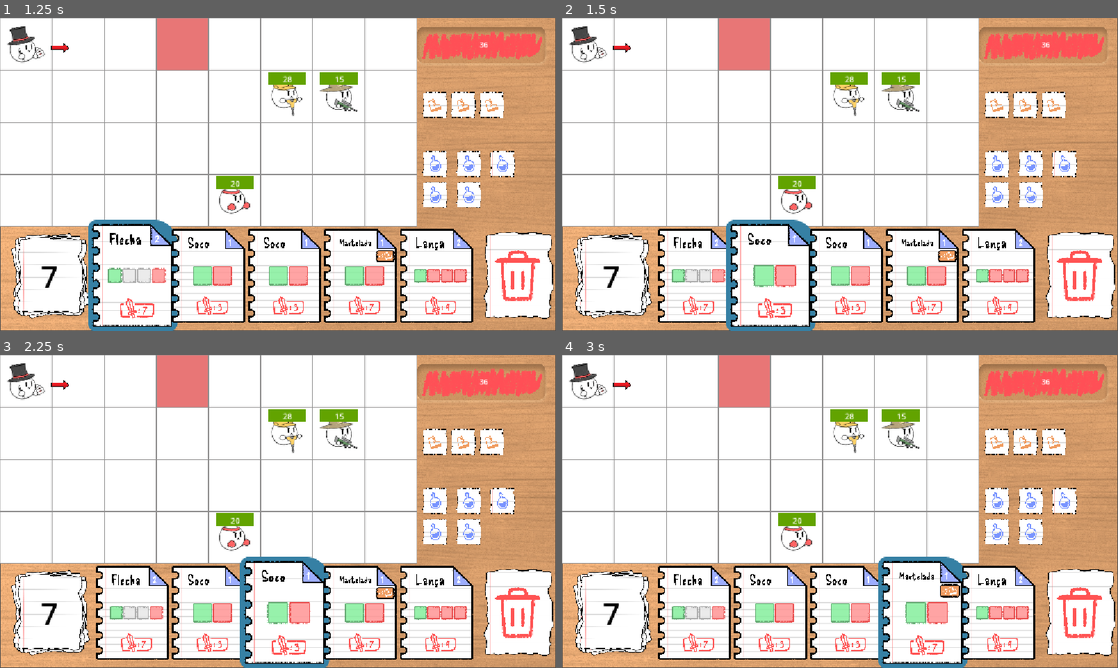
Above: before the commit, frames 1-4 (two rows, left to right).
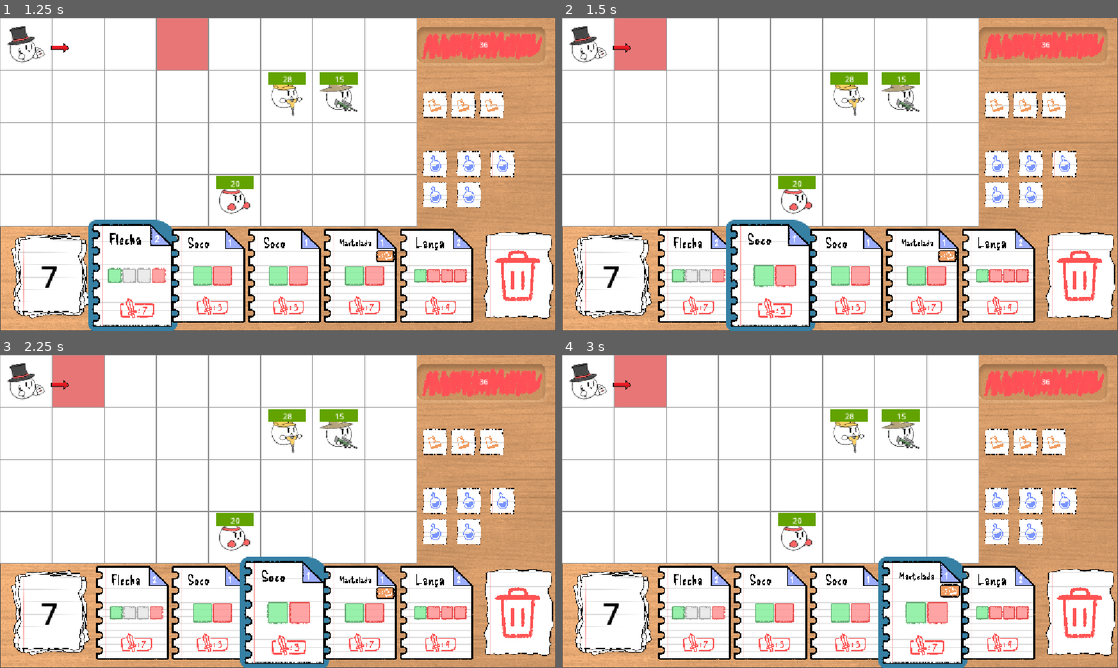
Above: after the commit, the same moments.

Repository: Gabico-Freitas/Grid-Card-Battle
Game: Godot game, scene res://battle.tscn
Same seed, same stepped clock (60 frames per second), same inputs: the game is played once before the commit and once after it.
Inputs (mouse positions are in pixels of both pictures, inside the frame that each line leads up to):
- Up to frame 1 (1.25 s): click (133, 274) at 0.5 s
- Up to frame 2 (1.5 s): click (773, 274) at 1.25 s
- Up to frame 3 (2.25 s): click (283, 611) at 2 s
- Up to frame 4 (3 s): click (923, 611) at 2.75 s

Frame 1 is identical in both runs. In frame 2, 3.0% of the frame differs, in the area x 9-38%, y 0-17%; in frame 3, 3.0%; in frame 4, 3.0%.

Commit message:
Temporary fix (TODO: clicking card ui communicates better with player)

Diff:
--- a/sketchbound/UI/CartasUI/hand_cards.gd
+++ b/sketchbound/UI/CartasUI/hand_cards.gd
@@ -18,19 +18,12 @@
 
 
 func _on_card_selected(card_ui: Card_Ui): #Falta fazer
-	var event = InputEventKey.new()
-	event.pressed = true
 	if card_ui.button_pressed:
-		print(card_ui.pos_hand)
-		match card_ui.pos_hand + 1:
-			1: event.physical_keycode = KEY_1
-			2: event.physical_keycode = KEY_2
-			3: event.physical_keycode = KEY_3
-			4: event.physical_keycode = KEY_4
-			5: event.physical_keycode = KEY_5
+		player.selected_card = card_ui.card_data
+		player._update_highlight_card_aof()
 	else:
-		event.physical_keycode = KEY_ESCAPE
-	Input.parse_input_event(event)
+		player.selected_card = null
+		player._update_highlight_card_aof()
 
 func update_hand(player_hand : Array[Card]):
 	deck_label()
--- a/sketchbound/scripts/player.gd
+++ b/sketchbound/scripts/player.gd
@@ -124,10 +124,8 @@
 	if(event.is_action_pressed("SelectCard4")): selected_card_number = 4
 	if(event.is_action_pressed("SelectCard5")): selected_card_number = 5
 	var card
-	print(selected_card_number)
 	if(selected_card_number > 0 and selected_card_number <= hand.size()): card = hand.get(selected_card_number - 1)
 	if card != null:
-		print("SELECTED")
 		selected_card = card
 		_update_highlight_card_aof()
 
